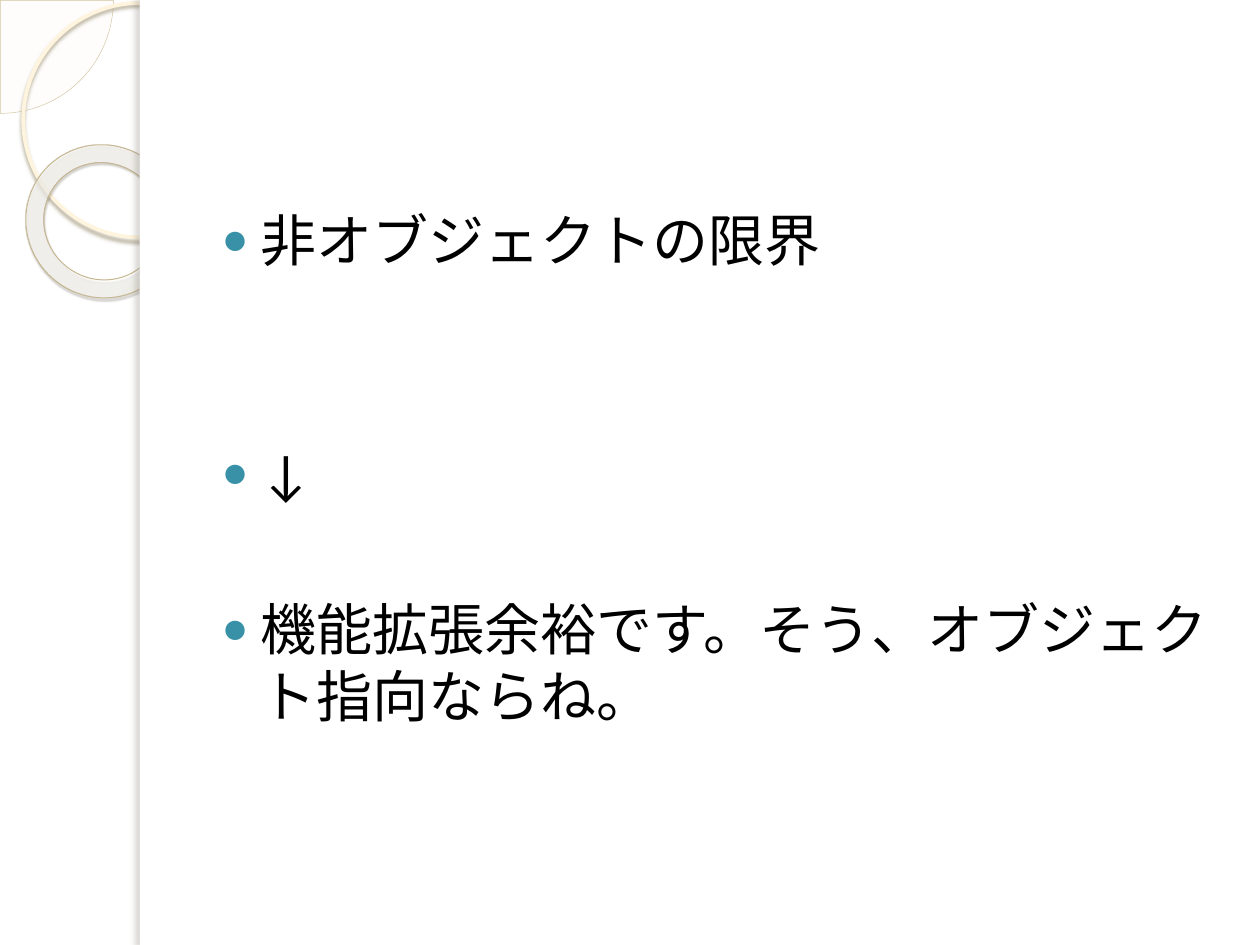
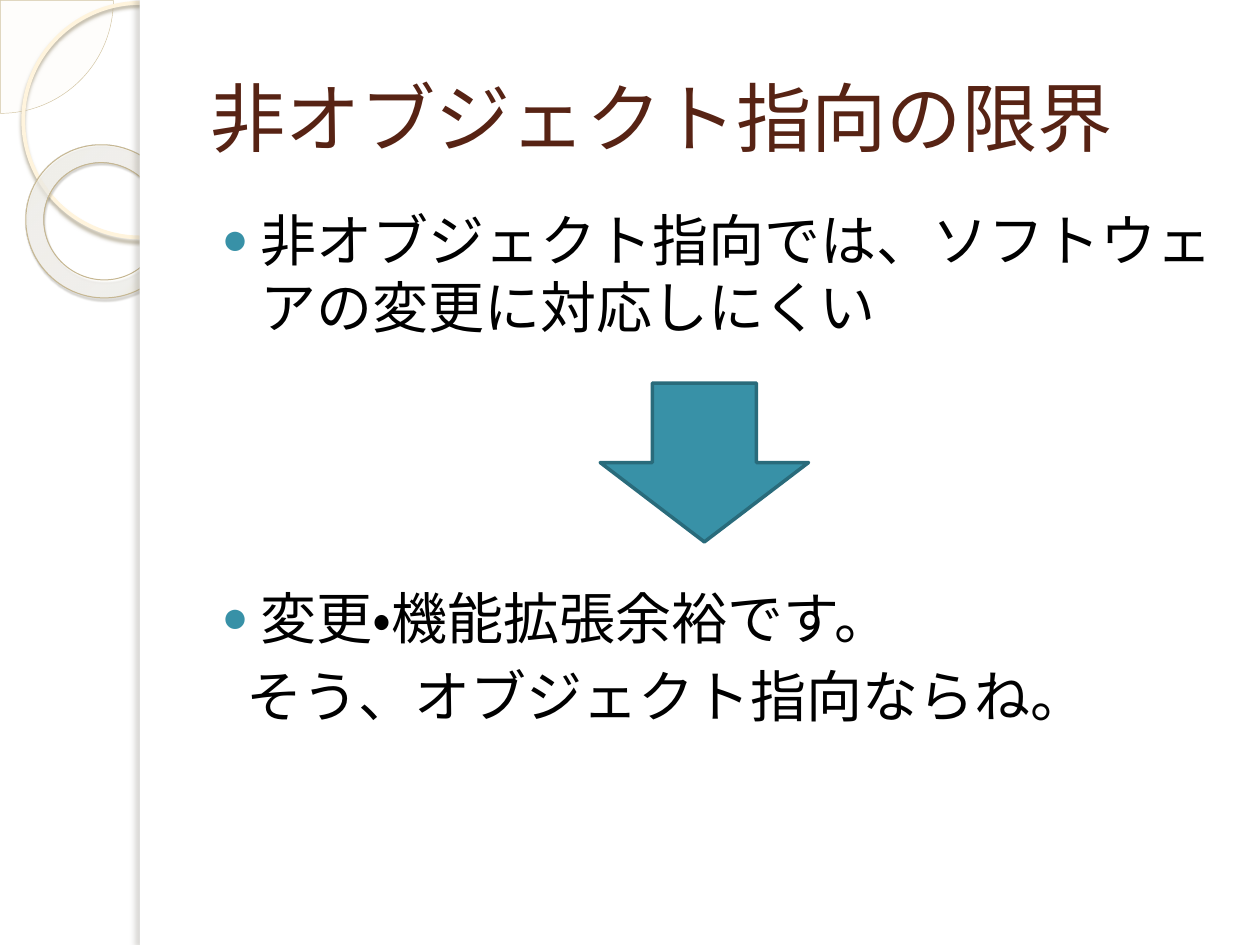
Before and after one commit to yuridonus/FEstudy, a slide deck: slide 13 of objectStudy.pptx. Drawn at 1260x945 pixels with LibreOffice and Linux fonts; fonts in the diff are those of the drawing; background and template pictures are left out. Boxes give left, top, right and bottom in pixels: in the first picture for what was removed or moved away, otherwise in the second. Text is boxed around its words. In the diff, an @@ line names an element or a change of style, - is before the commit and + after.

```diff
--- a/objectStudy.pptx
+++ b/objectStudy.pptx
@@ title added at (210,81,1112,153), 43 pt, text #572314 @@
+非オブジェクト指向の限界
@@ text at (247,213,1213,722): text changed @@
-● 非オブジェクトの限界
-● ↓
-● 機能拡張余裕です。そう、オブジェクト指向ならね。
+● 非オブジェクト指向では、ソフトウェアの変更に対応しにくい
+● 変更・機能拡張余裕です。
+そう、オブジェクト指向ならね。
@@ down arrow added at (600,383,808,542), fill #3891A7, outline #296B7C 2 pt @@
```
Also in this commit, not shown: 7 other slides changed, 10 slides added, 6 slides removed.
